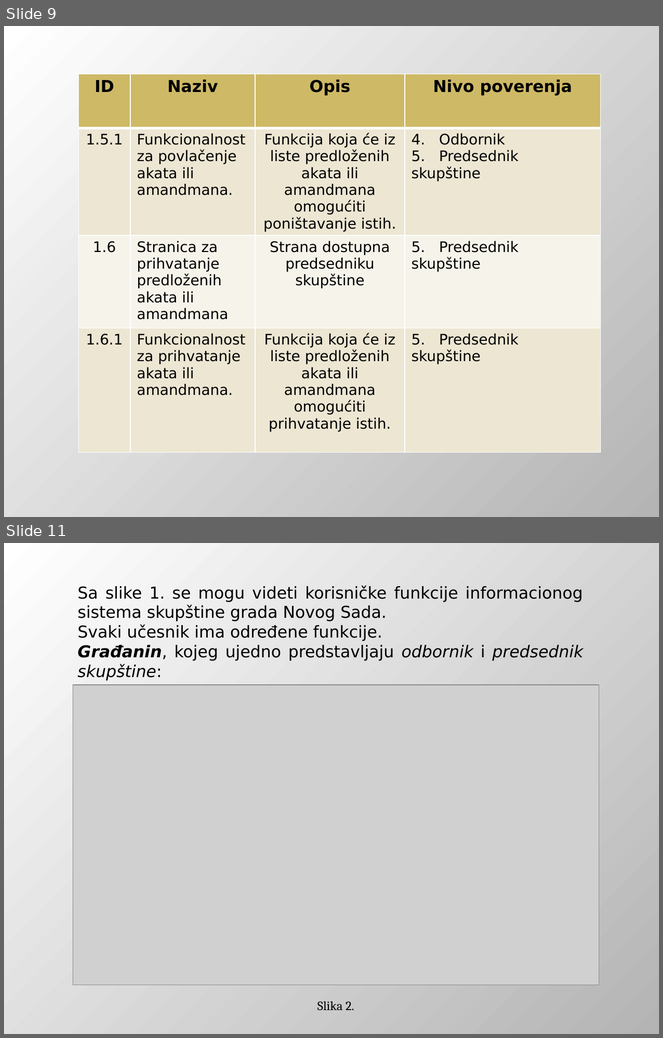
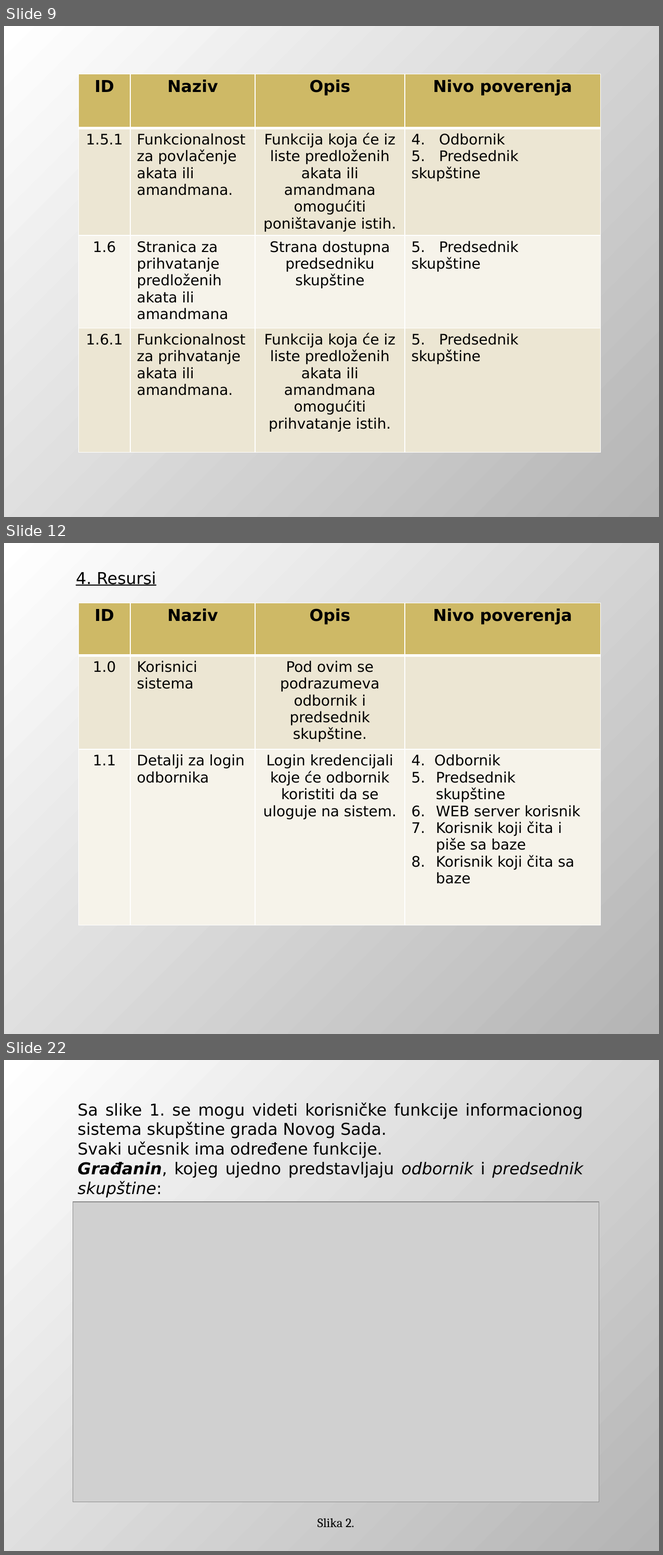
Before and after one commit to DejanUrosevic/XML-Projekat, a slide deck: Model Pretnji.pptx. Shown one above the other, each under a label of ours: slides 9 and 11 before the commit, slides 9, 12 and 22 after it; the slides between them are not shown. The pictures are 663x1038 and 663x1555 pixels, drawn with LibreOffice and Linux fonts; fonts in the diff are those of the drawing; grey boxes stand for pictures. Boxes give left, top, right and bottom in pixels: in the first picture for what was removed or moved away, otherwise in the second. Text is boxed around its words. In the diff, an @@ line names an element or a change of style, - is before the commit and + after.

Commit message:
Dodati Resursi u prezentaciju.

```diff
--- a/Model Pretnji.pptx
+++ b/Model Pretnji.pptx
@@ slide 12 added at (4, 543, 659, 1034), background gradient #FFFFFF to #B4B4B4 @@
@@ text added at (76, 572, 156, 586), 18 pt, text #000000, underline @@
+4. Resursi
@@ table added at (79, 603, 601, 926), 3 rows, 4 columns @@
+ID | Naziv | Opis | Nivo poverenja
+1.0 | Korisnici sistema | Pod ovim se podrazumeva odbornik i predsednik skupštine. | 
+1.1 | Detalji za login odbornika | Login kredencijali koje će odbornik koristiti da se uloguje na sistem. | 4. Odbornik / Predsednik skupštine / WEB server korisnik / Korisnik koji čita i piše sa baze / Korisnik koji čita sa baze
@@ what was slide 11 is now slide 22 @@
```
Also in this commit, not shown: 4 slides changed, 10 other slides added.
